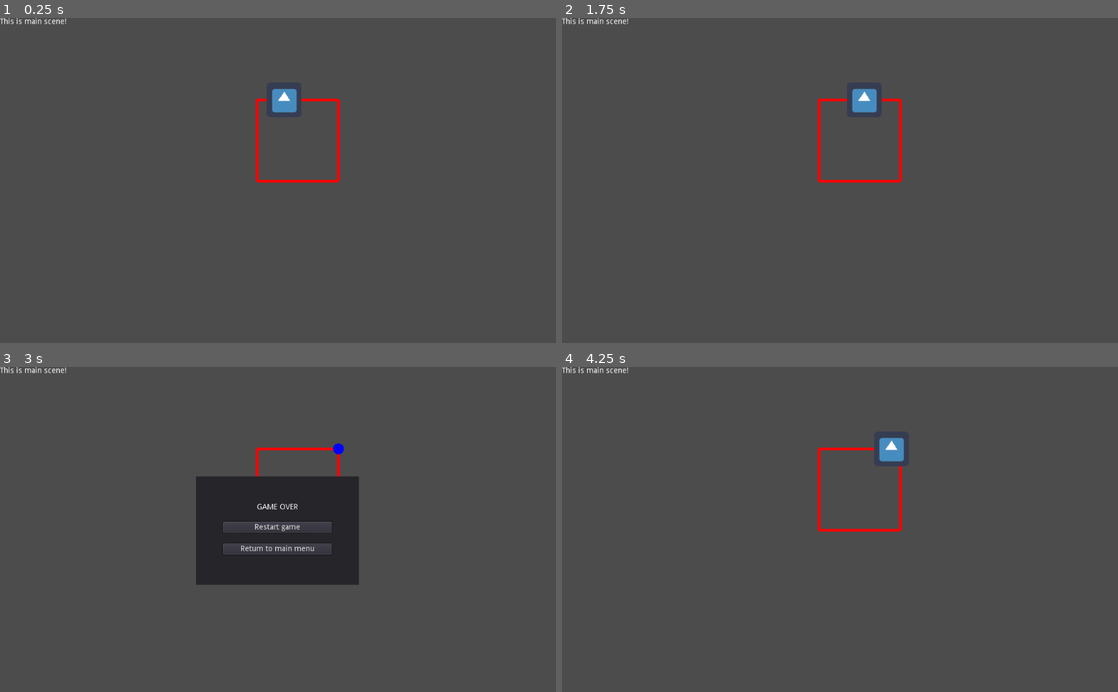
Above: before the commit, frames 1-4 (two rows, left to right).
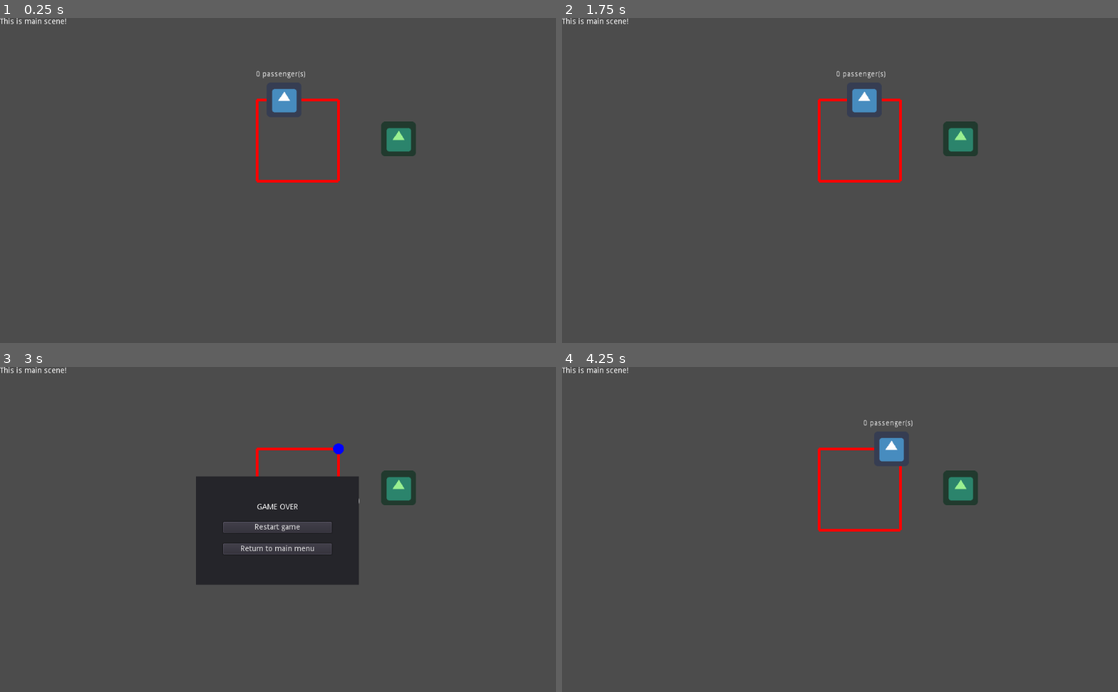
Above: after the commit, the same moments.

Repository: moisesjbc/ufo-taxi
Game: Godot game, scene res://main/main.tscn
Two runs of this game, one before a commit and one after it. Both use one fixed random seed, a clock stepped at 60 frames per second and the inputs below. The engine's default icon, where the game draws it, is replaced by a stand-in: a white triangle on a blue panel in a dark square.
Inputs (mouse positions are in pixels of both pictures, inside the frame that each line leads up to):
- Up to frame 1 (0.25 s): no input
- Up to frame 2 (1.75 s): move the mouse to (962, 164) at 0.52 s; hold Up (ui_up) 0.53-1.25 s; click (962, 164) at 0.67 s; click "Restart game" at 1.25 s
- Up to frame 3 (3 s): move the mouse to (166, 545) at 2.02 s; move the mouse to (333, 458) at 2.77 s; hold Up (ui_up) from 2.78 s (still down)
- Up to frame 4 (4.25 s): release Up (ui_up) at 3.5 s; click "Restart game" at 3.5 s

The runs differ from the first frame. In frame 1, 0.7% of the frame differs, in the area x 46-75%, y 16-43%; in frame 2, 0.7%; in frame 3, 0.7%; in frame 4, 0.7%.

Commit message:
Added pickup area

Diff:
--- /dev/null
+++ b/godot-project/gameplay/pickup_area/pickup_area.gd
@@ -0,0 +1,8 @@
+extends Area2D
+
+onready var has_passengers: bool = true
+
+func _on_pickup_area_body_entered(body):
+	if body.name == 'player_train' and has_passengers:
+		has_passengers = false
+		body.pick_passenger()
--- /dev/null
+++ b/godot-project/gameplay/pickup_area/pickup_area.tscn
@@ -0,0 +1,18 @@
+[gd_scene load_steps=4 format=2]
+
+[ext_resource path="res://gameplay/player_train/icon.png" type="Texture" id=1]
+[ext_resource path="res://gameplay/pickup_area/pickup_area.gd" type="Script" id=2]
+
+[sub_resource type="CircleShape2D" id=1]
+radius = 52.1883
+
+[node name="pickup_area" type="Area2D"]
+script = ExtResource( 2 )
+
+[node name="sprite" type="Sprite" parent="."]
+modulate = Color( 0.603922, 0.945098, 0.564706, 1 )
+texture = ExtResource( 1 )
+
+[node name="collision_shape" type="CollisionShape2D" parent="."]
+shape = SubResource( 1 )
+[connection signal="body_entered" from="." to="." method="_on_pickup_area_body_entered"]
--- a/godot-project/gameplay/player_train/player_train.gd
+++ b/godot-project/gameplay/player_train/player_train.gd
@@ -4,10 +4,12 @@
 var current_node_index: int = 0
 var next_node_index: int = 1
 export var speed: int = 200
+var n_passengers: int = 0
 
 func _ready():
 	railtrack = get_parent()
 	position = railtrack.nodes[0]
+	update_passengers_label()
 
 func change_next_node():
 	# Update current node index
@@ -40,6 +42,7 @@
 		if current_node_index < 0:
 			current_node_index = len(railtrack.nodes) - 1
 
+	if 	node_index <= next_node_index:
 		next_node_index -= 1
 		if current_node_index < 0:
 			current_node_index = len(railtrack.nodes) - 1
@@ -48,4 +51,16 @@
 func _on_railtrack_node_added(node_index):
 	if node_index <= current_node_index:
 		current_node_index = railtrack.get_next_index(current_node_index)
+	if node_index <= next_node_index:
 		next_node_index = railtrack.get_next_index(next_node_index)
+
+func pick_passenger():
+	n_passengers += 1
+	update_passengers_label()
+
+func leave_passengers():
+	n_passengers = 0
+	update_passengers_label()
+
+func update_passengers_label():
+	$passengers_label.text = str(n_passengers) + " passenger(s)"
--- a/godot-project/gameplay/player_train/player_train.tscn
+++ b/godot-project/gameplay/player_train/player_train.tscn
@@ -14,3 +14,12 @@
 
 [node name="collision_shape" type="CollisionShape2D" parent="."]
 shape = SubResource( 1 )
+
+[node name="passengers_label" type="Label" parent="."]
+margin_left = -52.0
+margin_top = -54.0
+margin_right = 52.0
+margin_bottom = -40.0
+__meta__ = {
+"_edit_use_anchors_": false
+}
--- a/godot-project/main/main.tscn
+++ b/godot-project/main/main.tscn
@@ -1,10 +1,11 @@
-[gd_scene load_steps=6 format=2]
+[gd_scene load_steps=7 format=2]
 
 [ext_resource path="res://main/main.gd" type="Script" id=1]
 [ext_resource path="res://menus/pause_menu/pause_menu.tscn" type="PackedScene" id=2]
 [ext_resource path="res://menus/game_over_menu/game_over_menu.tscn" type="PackedScene" id=3]
 [ext_resource path="res://gameplay/railtrack/railtrack.tscn" type="PackedScene" id=4]
 [ext_resource path="res://gameplay/player_train/player_train.tscn" type="PackedScene" id=5]
+[ext_resource path="res://gameplay/pickup_area/pickup_area.tscn" type="PackedScene" id=6]
 
 [node name="main" type="Node2D"]
 script = ExtResource( 1 )
@@ -27,6 +28,9 @@
 
 [node name="player_train" parent="railtrack" instance=ExtResource( 5 )]
 position = Vector2( -323.269, -1.12244 )
+
+[node name="pickup_area" parent="." instance=ExtResource( 6 )]
+position = Vector2( 734.09, 223.37 )
 [connection signal="game_over" from="." to="." method="_on_main_game_over"]
 [connection signal="node_added" from="railtrack" to="railtrack/player_train" method="_on_railtrack_node_added"]
 [connection signal="node_removed" from="railtrack" to="railtrack/player_train" method="_on_railtrack_node_removed"]
